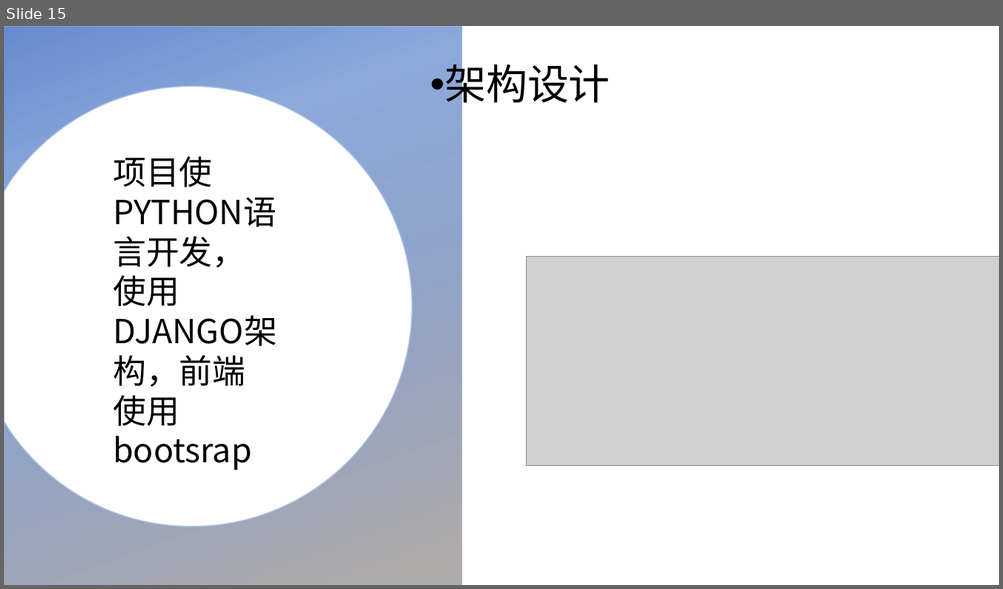
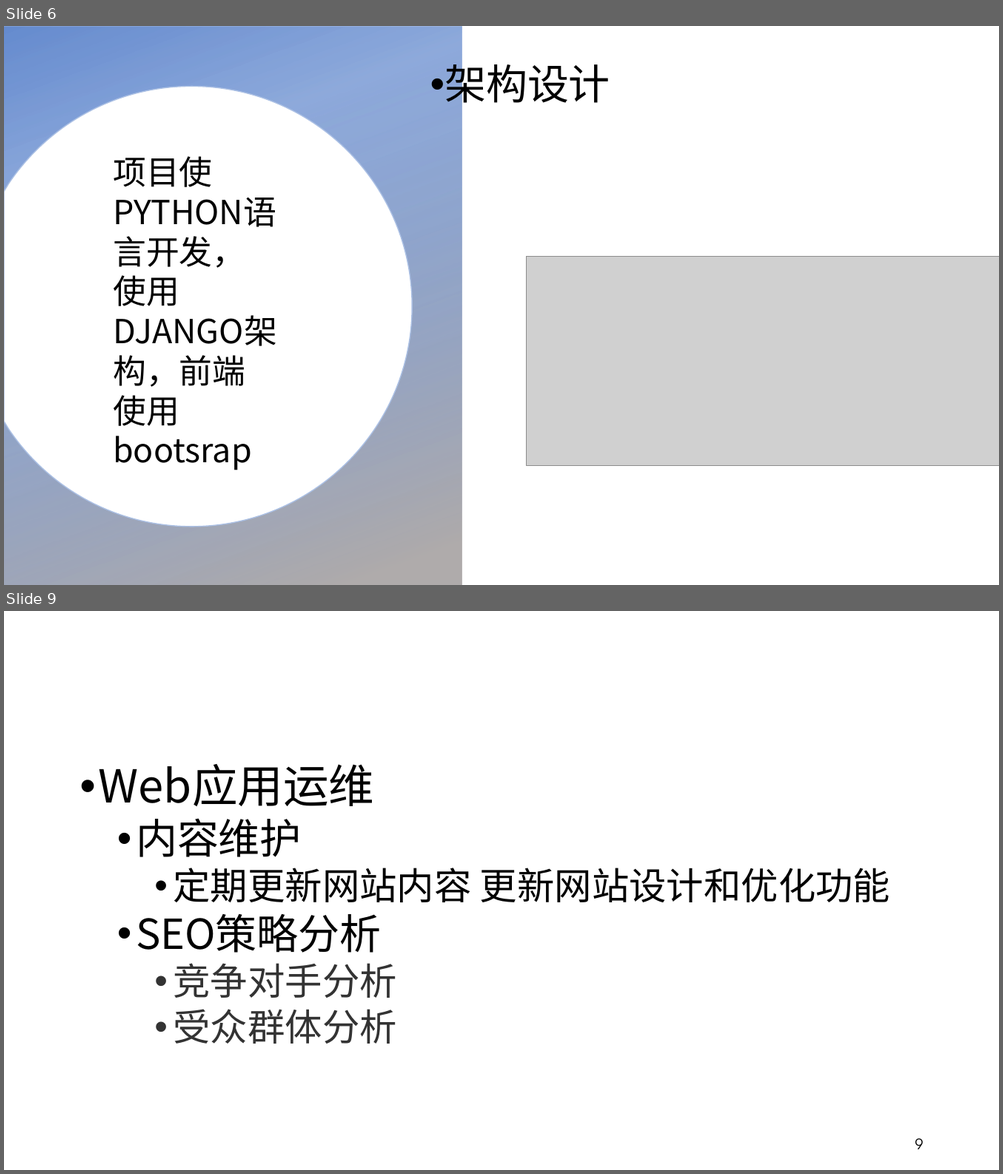
Before and after one commit to hua8631/XDU_WEB_2021_Project_014, a slide deck: 演示ppt.pptx. Shown one above the other, each under a label of ours: slide 15 before the commit, slides 6 and 9 after it; the slides between them are not shown. The pictures are 1003x589 and 1003x1174 pixels, drawn with LibreOffice and Linux fonts; fonts in the diff are those of the drawing; grey boxes stand for pictures; background and template pictures are left out. Boxes give left, top, right and bottom in pixels: in the first picture for what was removed or moved away, otherwise in the second. Text is boxed around its words. In the diff, an @@ line names an element or a change of style, - is before the commit and + after.

```diff
--- a/演示ppt.pptx
+++ b/演示ppt.pptx
@@ slide 9 added at (x1=4, y1=611, x2=999, y2=1170), background #FFFFFF @@
@@ text added at (x1=99, y1=764, x2=890, y2=1044), 36 pt, text #000000 @@
+• Web应用运维
+  • 内容维护
+    • 定期更新网站内容 更新网站设计和优化功能
+  • SEO策略分析
+    • 竞争对手分析
+    • 受众群体分析
@@ page number added at (x1=915, y1=1139, x2=923, y2=1150), 14 pt, text #000000 @@
+9
@@ what was slide 15 is now slide 6 @@
```
Also in this commit, not shown: 3 other slides added, 10 slides removed, 4 other files.
